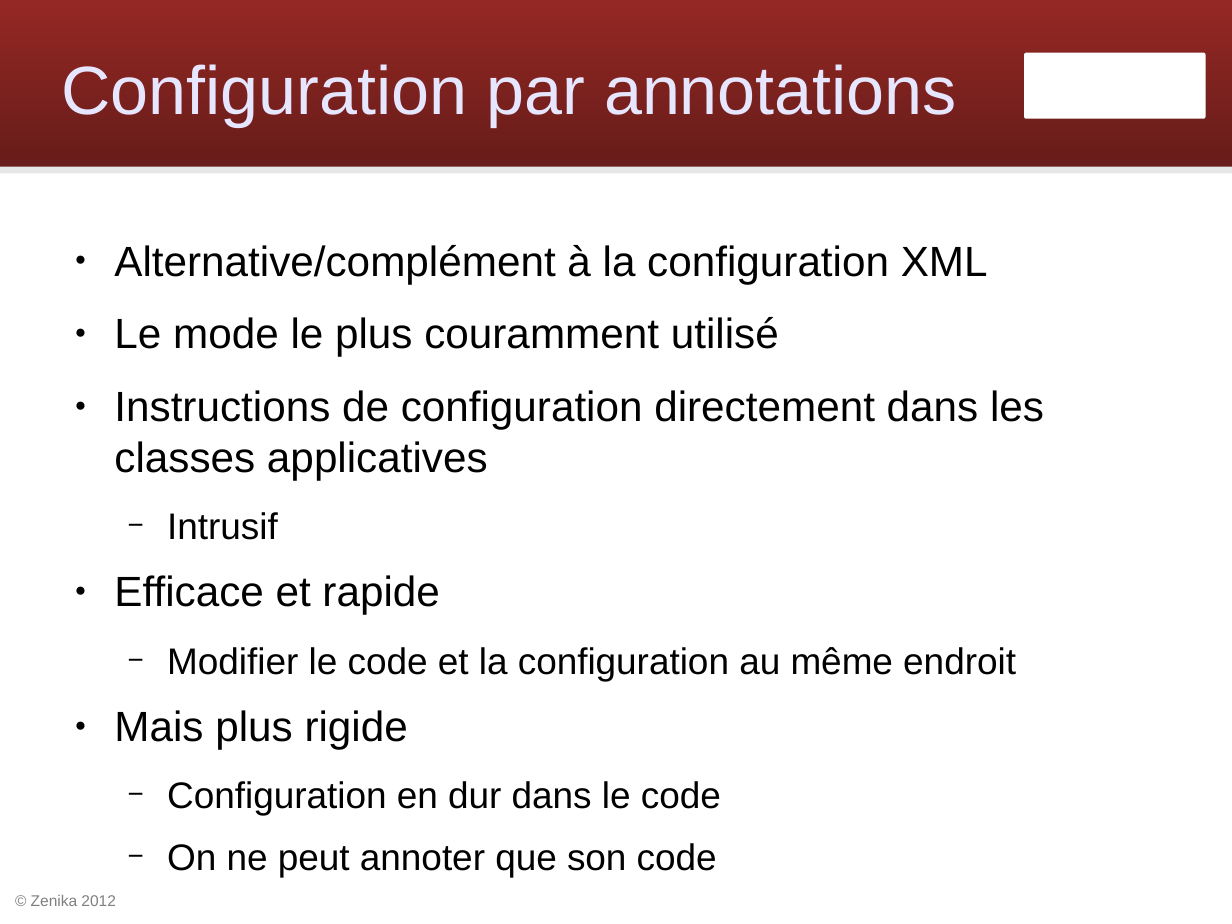
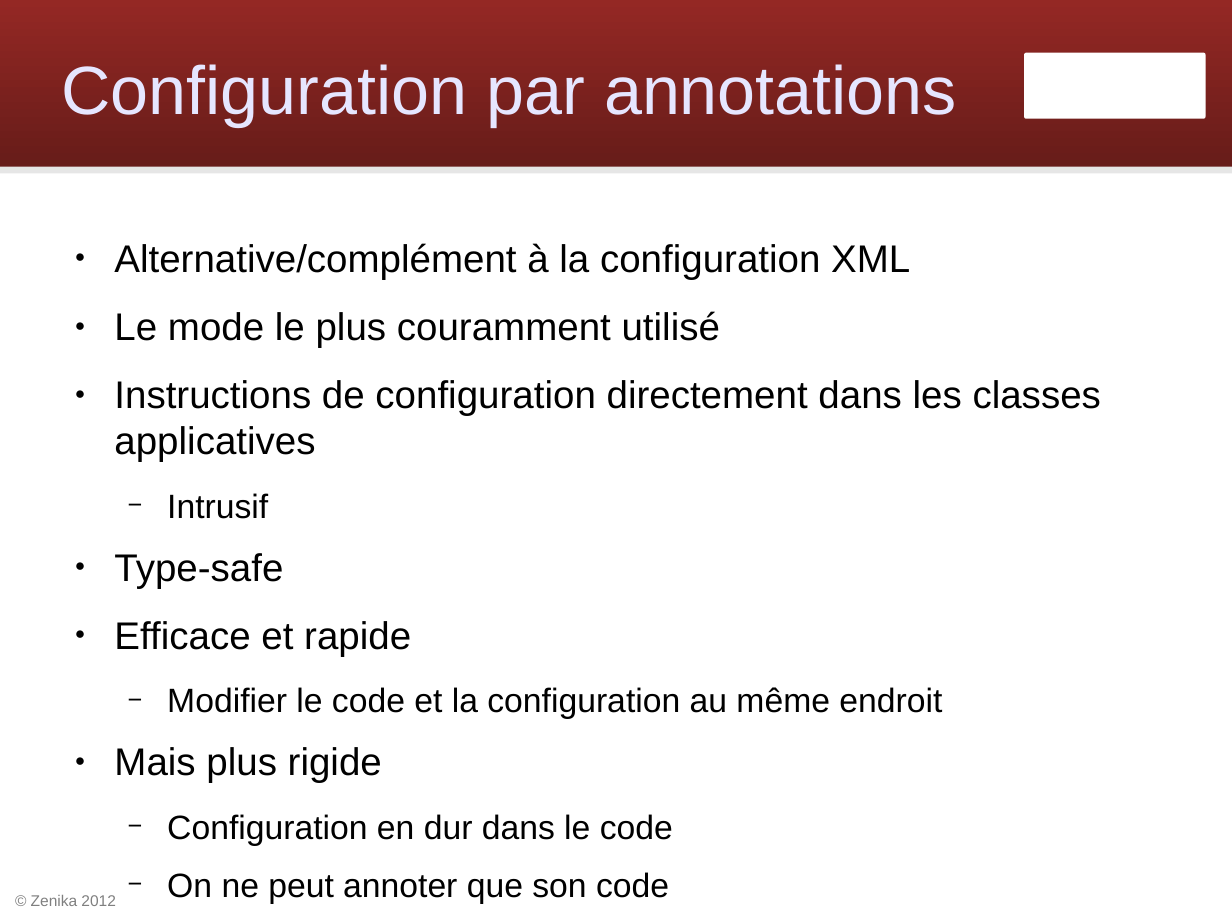
Before and after one commit to Zenika/workshop-spring-core, a slide deck: slide 24 of spring-workshop.odp. Drawn at 1232x924 pixels with LibreOffice and Linux fonts; fonts in the diff are those of the drawing; background and template pictures are left out. Boxes give left, top, right and bottom in pixels: in the first picture for what was removed or moved away, otherwise in the second. Text is boxed around its words. In the diff, an @@ line names an element or a change of style, - is before the commit and + after.

Commit message:
slides configuration Java

```diff
--- a/spring-workshop.odp
+++ b/spring-workshop.odp
@@ text at (114,243,1101,904): size 27.2 to 24.8 pt in "Alternative/complément à la configuration XML", "Le mode le plus couramment utilisé", "Instructions de configuration directement dans les classes ...", "Efficace et rapide" and 1 more places; size 23.8 to 21.7 pt in "Intrusif", "Modifier le code et la configuration au ...", "Configuration en dur dans le code", "On ne peut annoter que son code" @@
@@ text at (114,553,283,588): paragraph added @@
+● Type-safe
```
Also in this commit, not shown: 6 slides added.
